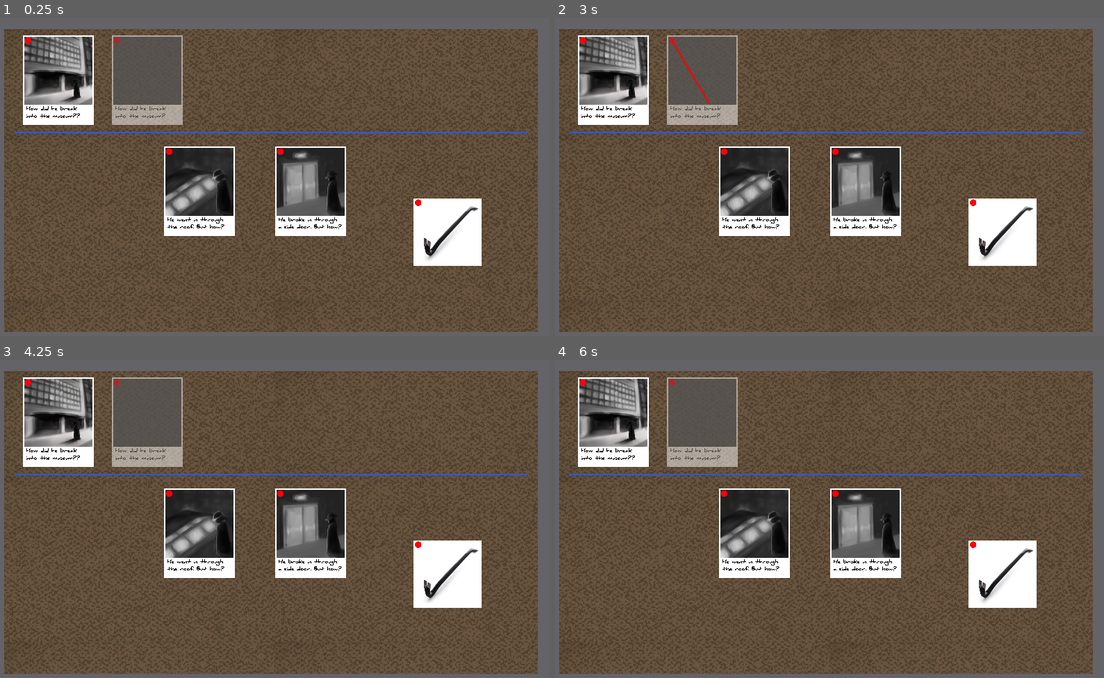
Above: before the commit, frames 1-4 (two rows, left to right).
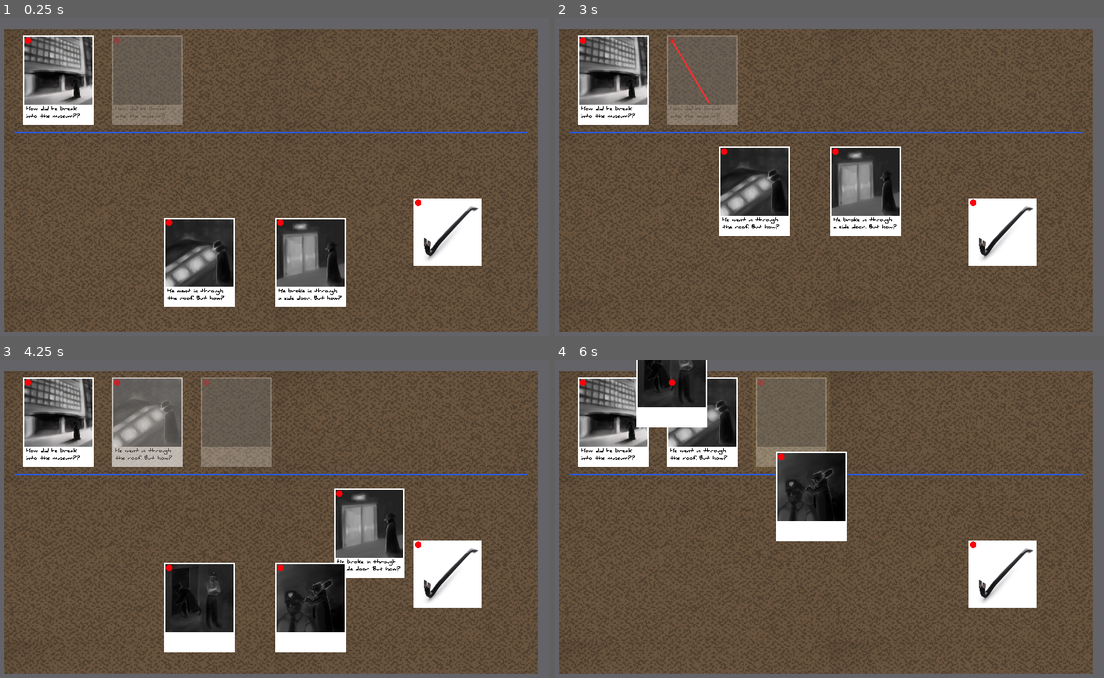
Above: after the commit, the same moments.

Repository: IanWark/VGADGameJamWinter2019
Game: Godot game, scene res://scenes/game_screen.tscn
Same seed, same stepped clock (60 frames per second), same inputs: the game is played once before the commit and once after it.
Inputs (mouse positions are in pixels of both pictures, inside the frame that each line leads up to):
- Up to frame 1 (0.25 s): no input
- Up to frame 2 (3 s): drag from (582, 40) to (703, 81) at 0.52 s; tap Enter at 1.25, 2.75 s; drag from (615, 81) to (725, 151) at 1.27 s; tap Space at 2 s; move the mouse to (670, 40) at 2.02 s; press the mouse at (670, 40) at 2.03 s; right-click (670, 40) at 2.1 s; release the mouse at (670, 40) at 2.75 s; drag from (703, 81) to (725, 151) at 2.77 s
- Up to frame 3 (4.25 s): tap Space at 3.5 s; drag from (170, 493) to (115, 382) at 3.52 s
- Up to frame 4 (6 s): drag from (752, 531) to (670, 382) at 4.27 s; move the mouse to (834, 493) at 5.02 s; press the mouse at (834, 493) at 5.03 s; release the mouse at (834, 493) at 5.75 s; tap Enter at 5.75 s; drag from (867, 531) to (703, 423) at 5.77 s

The runs differ from the first frame. In frame 1, 13% of the frame differs, in the area x 20-64%, y 5-91%; in frame 2, 1.0%; in frame 3, 18%, in the area x 20-74%, y 5-92%; in frame 4, 16%.
Error before the commit: Parse Error: The identifier "strings" isn't declared in the current scope. (res://scripts/event.gd:68)

Commit message:
Change text based on event clue status

Diff:
--- a/scripts/event.gd
+++ b/scripts/event.gd
@@ -5,8 +5,11 @@
 
 var locked_event = false
 var finished_event = false
+var clues = []
 
 onready var anim_player = $AnimationPlayer
+onready var label = $background/Label
+onready var strings = get_tree().get_root().get_node("Main/strings")
 
 # This is so we can check if an object is a clue
 func get_class():
@@ -71,3 +74,15 @@
 func _on_AnimationPlayer_animation_finished(anim_name):
 	if anim_name == "destroy":
 		queue_free()
+
+func clue_attached(clue):
+	clues.append(clue.get_name())
+	set_text()
+
+func clue_detached(clue):
+	clues.remove(clues.find(clue.get_name()))
+	print(clues)
+	set_text()
+
+func set_text():
+	pass
--- a/scripts/events/event_1_a.gd
+++ b/scripts/events/event_1_a.gd
@@ -1,5 +1,22 @@
 extends "res://scripts/event.gd"
+
+const NORMAL = "He went in through the roof. But how?"
+const CROWBAR = "He smashed the glass with a crowbar."
+const KEY = "He unlocked the skylight with a stolen key."
 
 func _ready():
 	._ready()
 	scene = "res://scenes/events/event_1_a.tscn"
+
+func set_text():
+	var has_crowbar = clues.has("crowbar")
+	var has_key = clues.has("key")
+
+	if has_crowbar && has_key:
+		label.text = NORMAL
+	elif has_crowbar:
+		label.text = CROWBAR
+	elif has_key:
+		label.text = KEY
+	else:
+		label.text = NORMAL
--- a/scripts/events/event_1_b.gd
+++ b/scripts/events/event_1_b.gd
@@ -1,5 +1,25 @@
 extends "res://scripts/event.gd"
+
+const NORMAL = "He broke in through a side door. But how?"
+const CROWBAR = "He pried the door open with a crowbar."
+const KEY = "He unlocked the door with a stolen key."
 
 func _ready():
 	._ready()
 	scene = "res://scenes/events/event_1_b.tscn"
+
+func set_text():
+	var has_crowbar = clues.has("crowbar")
+	var has_key = clues.has("key")
+
+	print(has_crowbar)
+	print(has_key)
+
+	if has_crowbar && has_key:
+		label.text = NORMAL
+	elif has_crowbar:
+		label.text = CROWBAR
+	elif has_key:
+		label.text = KEY
+	else:
+		label.text = NORMAL
--- a/scripts/strings.gd
+++ b/scripts/strings.gd
@@ -25,6 +25,8 @@
 		self._event = event
 		self._clue = clue
 
+		event.clue_attached(clue)
+
 	func get_data():
 		return [self._pin1, self._pin2, self._event, self._clue]
 
@@ -50,9 +52,18 @@
 		data = string.get_data()
 		if (data[2] == string1 || data[3] == string1):
 			if (data[2] == string2 || data[3] == string2):
+				string._event.clue_detached(string._clue)
 				strings.erase(string)
 				return true
 	return false
+
+func delete_connected_strings(item):
+	var data
+	for string in strings:
+		data = string.get_data()
+		if (data[2] == item || data[3] == item):
+			string.event.clue_detached(string.clue)
+			strings.erase(string)
 
 func string_exists(string1, string2):
 	var data
